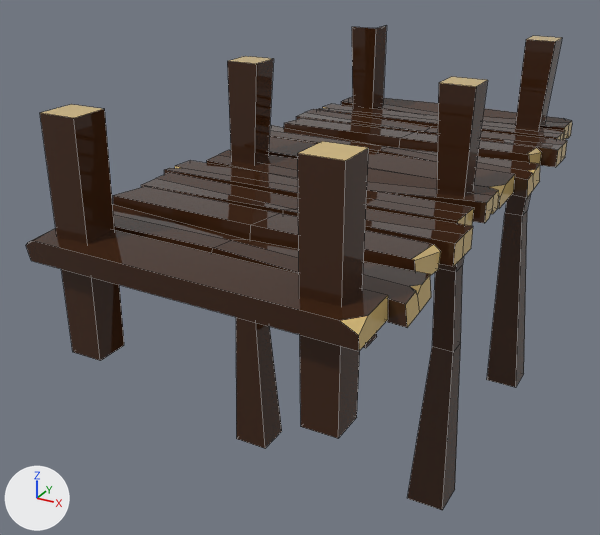
What one commit did to the FBX model PFA-Projet Racine/Assets/Import/Mesh Blender/AUTRE MESH/Ponton.fbx.
One viewpoint serves both versions: a camera (50 mm lens) standing at (7.6, -15.48, 5.82) and looking at (-1.11, 0.37, -2.1). The lights are fixed; the arrows at lower left show +X, +Y and +Z. The older version comes first. Mesh edges are drawn as thin lines. Where no turn or scale is listed for an object, it has been applied to the vertices.

Script lines for the objects in view, before the commit:
```python
me_cube_142 = bpy.data.meshes.new('Cube.142')
me_cube_142.from_pydata(...)  # 287 vertices, 198 faces; spans x -3.6..3.69, y -4.1..9.58, z -7.43..2.62
me_cube_142.materials.append(mat_bois_001)  # picture img_palette_couleur_pfa2_png
# before: 222 (2.97, 9.08, -7.43) at pixel (523, 373), 224 (2.97, 8.19, -7.43) at pixel (515, 387), 226 (2.08, 9.08, -7.43), 228 (2.08, 8.19, -7.43) at pixel (486, 379), 230 (-1.96, 9.11, -7.43) at pixel (376, 336)
# before: 232 (-1.96, 8.22, -7.43) at pixel (365, 348), 234 (-2.85, 9.11, -7.43), 235 (-2.85, 8.22, -7.43), 261 (-1.93, 8.74, -3.06), 263 (-2.47, 8.2, -3.06)
# before: 264 (-2.47, 8.74, -3.06), 265 (2.57, 8.76, -2.09) at pixel (527, 210), 266 (2.57, 8.27, -2.09) at pixel (522, 215), 267 (2.08, 8.27, -2.09) at pixel (504, 213), 268 (2.08, 8.76, -2.09)
ob_cube_116 = bpy.data.objects.new('Cube.116', me_cube_142)
ob_cube_116.location = (0.0, -1.89, 0.0)
```
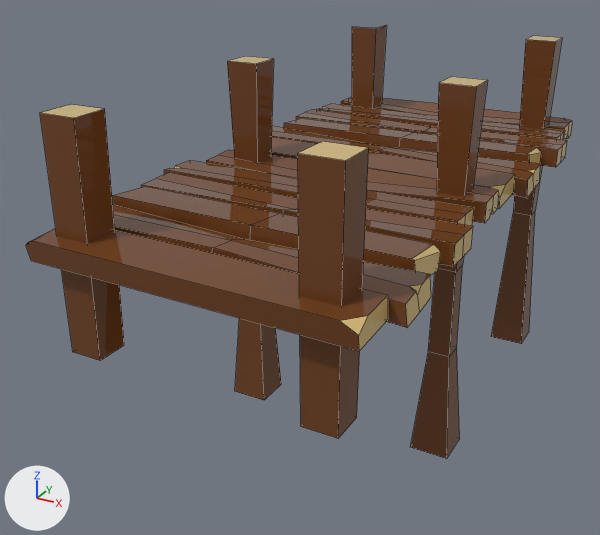
What differs and where, as boxes (x1, y1, x2, y2) in the pictures (600 x 535 px; the box of a moved part takes in the faces that stretch with it):
'Cube.116', reshaped, surface changed (10% shorter)
    before: (26, 25, 572, 510)
    after: (26, 25, 572, 459)
part 1 of me_cube_142, moved or reshaped
    before: (407, 265, 463, 510)
    after: (411, 265, 463, 459)
part 2 of me_cube_142, moved or reshaped
    before: (227, 59, 282, 448)
    after: (227, 59, 281, 400)
part 3 of me_cube_142, moved or reshaped
    before: (352, 25, 562, 387)
    after: (352, 25, 562, 344)
part 4 of me_cube_142, surface changed
    before: (26, 25, 572, 510)
    after: (26, 25, 572, 459)

The change, as a list of edits to the scene's bpy script:
```text
Change me_cube_142:
    used by ob_cube_116; location = (0.0, -1.89, 0.0)
    remove me_cube_142.from_pydata(...)  # 287 vertices, 198 faces; spans x -3.6..3.69, y -4.1..9.58, z -7.43..2.62
    add me_cube_142.from_pydata(...)  # 287 vertices, 198 faces; spans x -3.6..3.69, y -4.1..9.58, z -5.94..2.62
    me_cube_142 part 1: all 4 vertices in x 2.27..2.77, y 2.27..2.77, z -3.35 are moved by (0.0, -0.26, 0.0)
    me_cube_142 part 2: all 4 vertices in x -2.63..-2.17, y 1.81..2.27, z -2.27 are moved by (0.0, 0.29, 0.0)
    me_cube_142 part 3
    add for i in [222, 224, 226, 228, 230, 232, 234, 235]: me_cube_142.vertices[i].co += Vector((0.0, 0.0, 1.48))
    add for i in [*range(265, 269)]: me_cube_142.vertices[i].co += Vector((0.2, 0.12, 0.0))
    add for i in [261, 263, 264]: me_cube_142.vertices[i].co += Vector((-0.2, 0.19, 0.0))
    me_cube_142 part 4: texture (UV) coordinates of 123 of 198 faces, centred in x -3.18..3.23, y -4.02..9.55, z -5.34..0.97, changed; they spanned u 0.07..0.07, v 0.23..0.24 and now span u 0.07..0.07, v 0.19..0.2
    other edits to the shape of me_cube_142 do not show in these pictures
```
